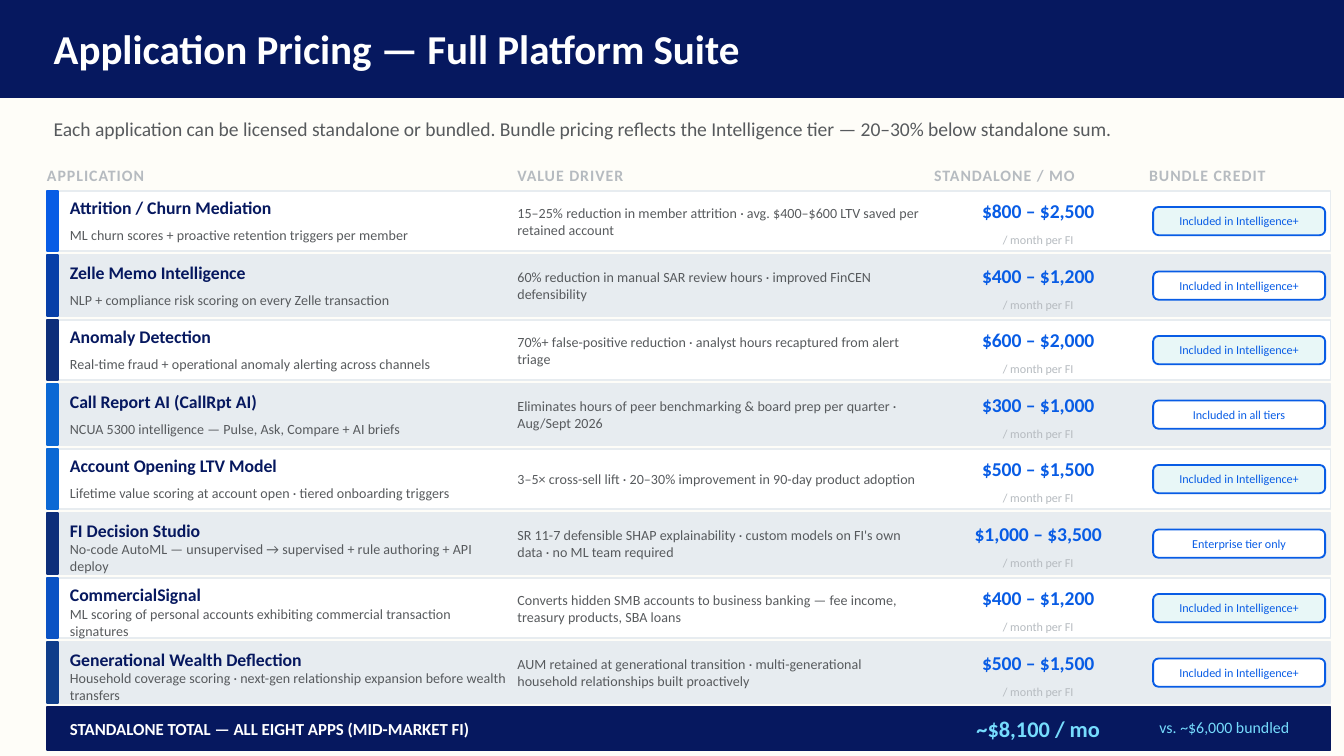
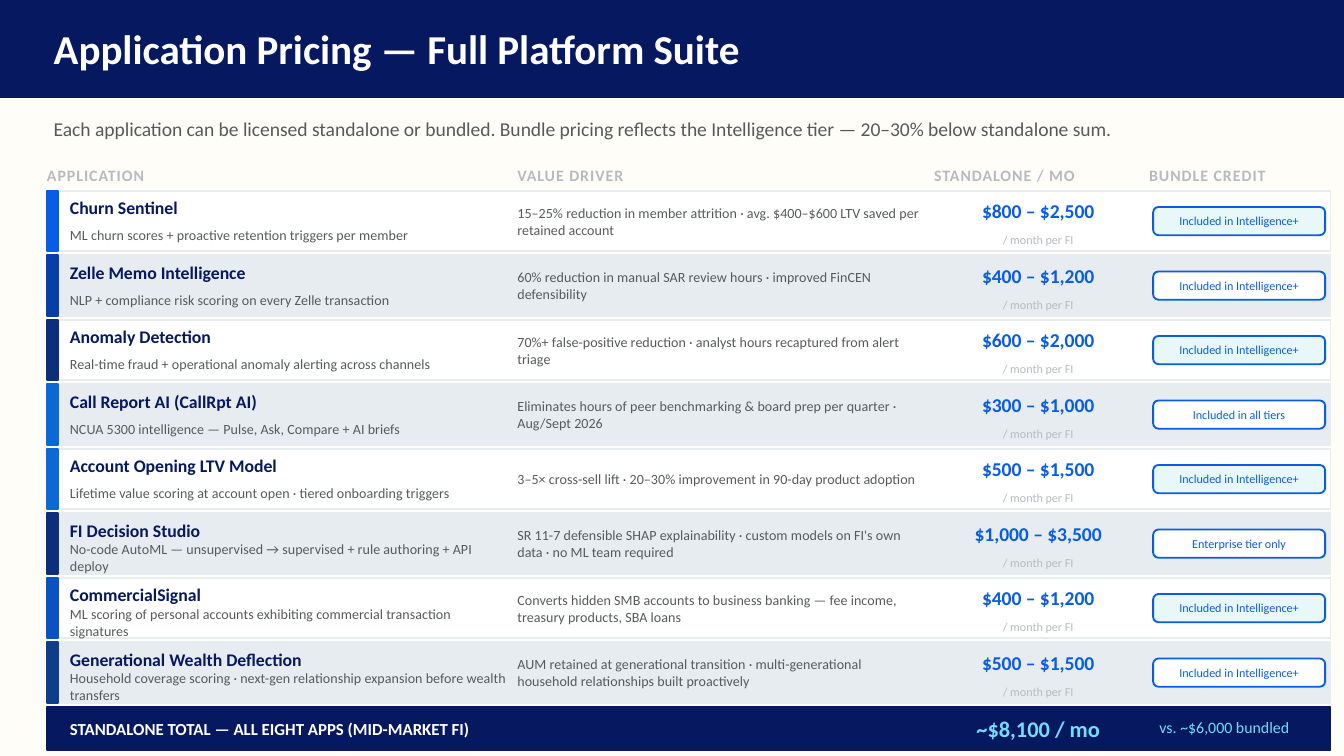
Before and after one commit to MonkeyWrenchGang/jhai_presentations, a slide deck: slide 16 of JH_DS_Strategy_JHBI.pptx. Drawn at 1344x756 pixels with LibreOffice and Linux fonts; fonts in the diff are those of the drawing. Boxes give left, top, right and bottom in pixels: in the first picture for what was removed or moved away, otherwise in the second. Text is boxed around its words. In the diff, an @@ line names an element or a change of style, - is before the commit and + after.

Commit message:
Rename to Churn Sentinel; add two-phase ACH-first signal story
- Renamed Attrition/Churn Mediation → Churn Sentinel throughout
- Detail slide rewritten: Phase 1 = ACH direct deposit monitoring,
  Phase 2 = core banking + Banno digital signal enrichment
- App Delivery Gantt: split into Churn Sentinel (Phase 1 ACH) and
  Churn Sentinel+ (Phase 2 Core+Digital) rows
- Phased Roadmap Phase 1 bullets: ACH pipeline ingestion + Sentinel launch
- Phased Roadmap Phase 2: Churn Sentinel+ chip added, bullets updated
- Next Steps: updated scoping item to ACH pipeline + DD monitoring spec
- Metric 3 updated to Q3 FY26 Phase 1 target

```diff
--- a/JH_DS_Strategy_JHBI.pptx
+++ b/JH_DS_Strategy_JHBI.pptx
@@ text at [70,201,178,214]: text changed @@
-Attrition / Churn Mediation
+Churn Sentinel
```
Also in this commit, not shown: 8 other slides changed, 1 other file.
